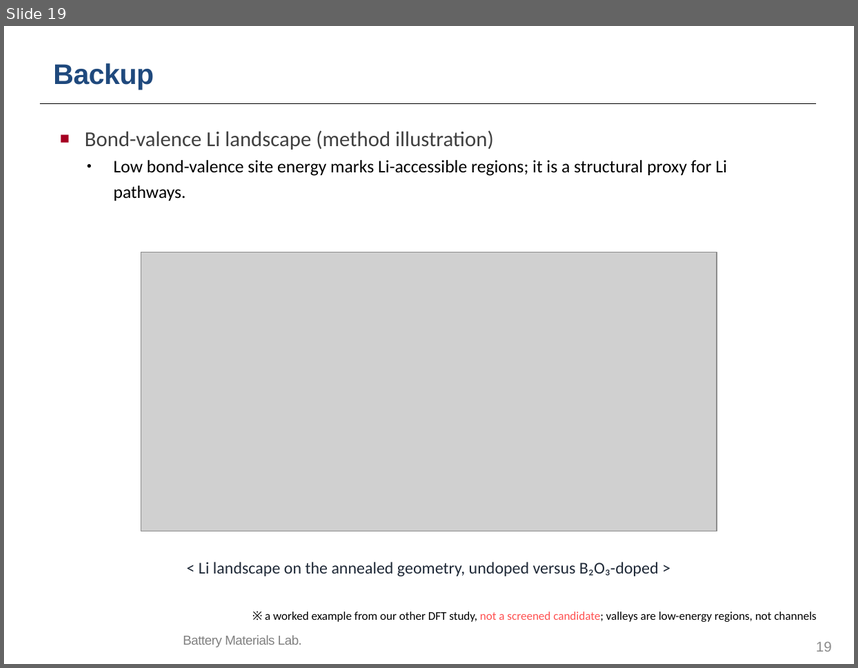
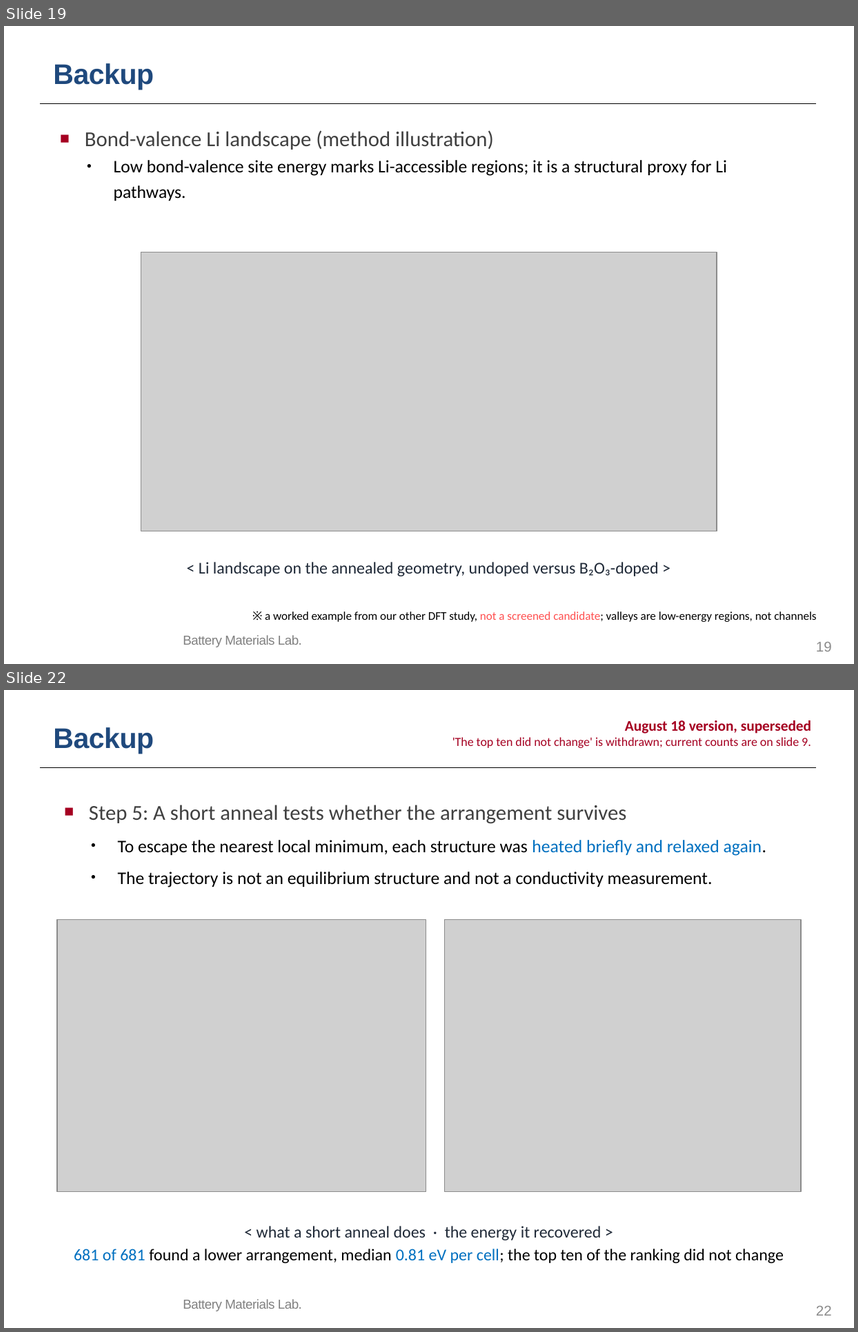
Before and after one commit to yonghoon7153-source/Yonghoon-DEM-DFT, a slide deck: kb/seminars/Research_Seminar_2026_10_13_cascade_progress_lean.pptx. Shown one above the other, each under a label of ours: slide 19 before the commit, slides 19 and 22 after it; the slides between them are not shown. The pictures are 858x668 and 858x1332 pixels, drawn with LibreOffice and Linux fonts; fonts in the diff are those of the drawing; grey boxes stand for pictures; background and template pictures are left out. Boxes give left, top, right and bottom in pixels: in the first picture for what was removed or moved away, otherwise in the second. Text is boxed around its words. In the diff, an @@ line names an element or a change of style, - is before the commit and + after.

```diff
--- a/kb/seminars/Research_Seminar_2026_10_13_cascade_progress_lean.pptx
+++ b/kb/seminars/Research_Seminar_2026_10_13_cascade_progress_lean.pptx
@@ slide 22 added at <box>4,690,854,1328</box>, background #FFFFFF; not listed: 3 template elements that a slide beside it also shows @@
@@ text added at <box>53,727,154,754</box>, 24 pt, text #1F497D, bold @@
+Backup
@@ text added at <box>452,720,811,748</box>, 10.5 pt, text #A50021 @@
+August 18 version, superseded
+'The top ten did not change' is withdrawn; current counts are on slide 9.
@@ text added at <box>89,805,766,887</box>, 15 pt, text #000000 @@
+■ Step 5: A short anneal tests whether the arrangement survives
+• To escape the nearest local minimum, each structure was heated briefly and relaxed again.
+• The trajectory is not an equilibrium structure and not a conductivity measurement.
@@ picture added at <box>58,920,426,1192</box> @@
@@ picture added at <box>445,920,802,1192</box> @@
@@ text added at <box>257,1225,602,1240</box>, 14 pt, text #1F2937 @@
+< what a short anneal does · the energy it recovered >
@@ text added at <box>74,1248,784,1263</box>, 14 pt, text #000000 @@
+681 of 681 found a lower arrangement, median 0.81 eV per cell; the top ten of the ranking did not change
```
Also in this commit, not shown: 2 slides changed, 3 other slides added, 18 other files.
